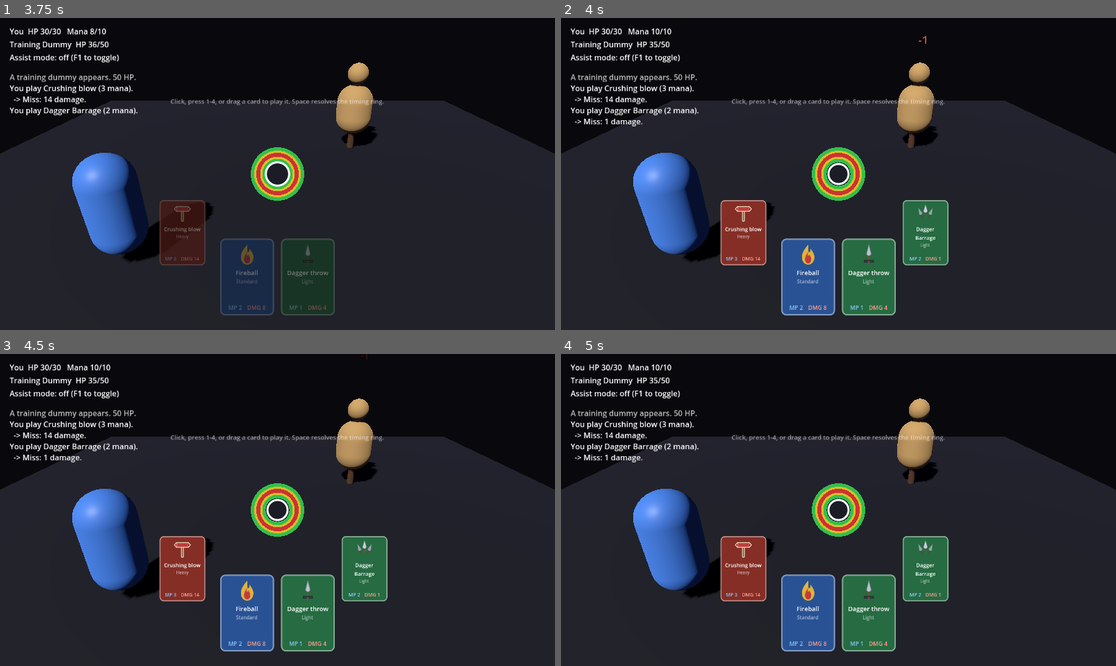
Above: before the commit, frames 1-4 (two rows, left to right).
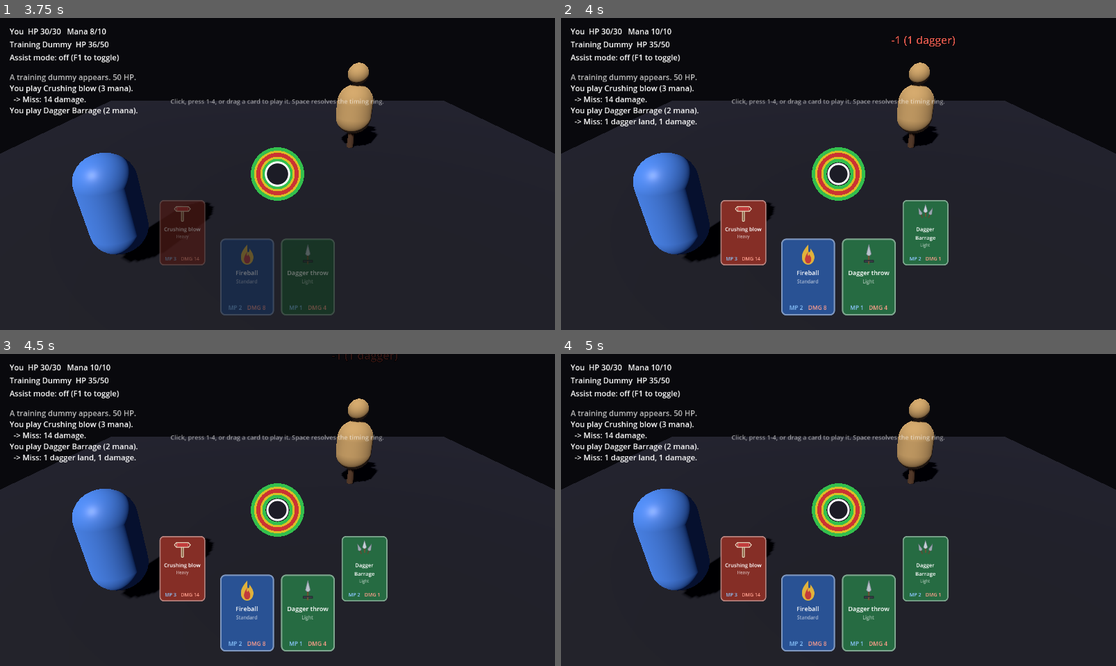
Above: after the commit, the same moments.

Repository: KDJ18/Gamer-Game
Game: Godot game, scene res://scenes/combat_test/combat_test.tscn
The game is run twice, just before and just after one commit, with the same random seed, the same clock (stepped at 60 frames per second) and the same inputs.
Inputs (mouse positions are in pixels of both pictures, inside the frame that each line leads up to):
- Up to frame 1 (3.75 s): tap Enter at 0.5 s; drag from (188, 276) to (333, 105) at 0.52 s; drag from (249, 276) to (249, 236) at 1.27 s; move the mouse to (305, 276) at 2.02 s; tap 3 at 2.1 s; click (305, 276) at 2.17 s; drag from (366, 276) to (111, 127) at 2.77 s; move the mouse to (444, 220) at 3.52 s; tap 1 at 3.6 s; click (444, 220) at 3.67 s
- Up to frame 2 (4 s): tap Space at 3.77 s
- Up to frame 3 (4.5 s): drag from (111, 463) to (194, 432) at 4.27 s
- Up to frame 4 (5 s): no input

Frame 1 is identical in both runs. In frame 2, 0.3% of the frame differs, in the area x 10-71%, y 5-35%; in frame 3, 0.2%; in frame 4, 0.2%.

Commit message:
Show dagger hit count on Dagger Barrage, not just a damage number
Damage alone didn't communicate "how many daggers landed," which is the
point of the card. Added a generic, data-driven "multi-hit" flavor to
Card: hitLabel + damagePerHit (both optional, empty by default so every
other card is unaffected), with Card.hit_count_for_damage() to convert
a resolved damage total back into a hit count.

dagger_barrage.json now sets hitLabel: "dagger". The combat log reads
"Great: 4 daggers land, 4 damage" instead of just "Great: 4 damage",
and the floating damage popup shows "-4 (4 daggers)".

4 new tests confirm the hit-count math (1/4/6 damage -> 1/4/6 daggers)
and that it's opt-in data, not hardcoded to this one card.

Co-Authored-By: Claude Sonnet 5 <noreply@anthropic.com>
Claude-Session: https://claude.ai/code/session_0133u5XmM4Hy95iQydgB1xez

Diff:
--- a/data/cards/dagger_barrage.json
+++ b/data/cards/dagger_barrage.json
@@ -5,6 +5,8 @@
   "manaCost": 2,
   "baseDamage": 1,
   "icon": "res://assets/icons/card_dagger_barrage.svg",
+  "hitLabel": "dagger",
+  "damagePerHit": 1,
   "event": {
     "kind": "ring",
     "durationMs": 1100,
--- a/scenes/combat_test/combat_test.gd
+++ b/scenes/combat_test/combat_test.gd
@@ -25,6 +25,7 @@
 
 var combat: CombatState
 var _card_views: Array[CardView] = []
+var _last_played_card: Card = null
 
 func _ready() -> void:
 	combat = CombatState.new()
@@ -108,6 +109,7 @@
 	_refresh_status()
 
 func _on_card_committed(card: Card) -> void:
+	_last_played_card = card
 	_log("You play %s (%d mana)." % [card.display_name, card.mana_cost])
 
 func _on_ring_pressed(elapsed_ms: float) -> void:
@@ -117,13 +119,32 @@
 	combat.resolve_timing_timeout()
 
 func _on_timing_resolved(card: Card, tier: int, damage: int) -> void:
-	_log("  -> %s: %d damage." % [RingTimingEvent.tier_name(tier), damage])
+	var hits := _hit_description(card, damage)
+	if hits != "":
+		_log("  -> %s: %s land, %d damage." % [RingTimingEvent.tier_name(tier), hits, damage])
+	else:
+		_log("  -> %s: %d damage." % [RingTimingEvent.tier_name(tier), damage])
 
 func _on_damage_applied(target: Combatant, amount: int) -> void:
 	var avatar: MeshInstance3D = dummy_avatar if target == combat.enemy else player_avatar
 	var color := Color(1.0, 0.4, 0.35) if target == combat.enemy else Color(1.0, 0.75, 0.35)
 	_punch_scale(avatar)
-	_spawn_damage_label(avatar.global_position + Vector3(0, 1.3, 0), "-%d" % amount, color)
+
+	var label_text := "-%d" % amount
+	if target == combat.enemy:
+		var hits := _hit_description(_last_played_card, amount)
+		if hits != "":
+			label_text = "-%d (%s)" % [amount, hits]
+
+	_spawn_damage_label(avatar.global_position + Vector3(0, 1.3, 0), label_text, color)
+
+## For multi-hit cards (Card.hit_label set, e.g. "dagger"), a player-facing
+## string like "4 daggers". Empty for ordinary single-effect cards.
+func _hit_description(card: Card, damage: int) -> String:
+	if card == null or card.hit_label == "":
+		return ""
+	var hit_count := card.hit_count_for_damage(damage)
+	return "%d %s%s" % [hit_count, card.hit_label, ("" if hit_count == 1 else "s")]
 
 func _on_enemy_acted(damage: int) -> void:
 	_log("[color=red]Training Dummy hits you for %d.[/color]" % damage)
--- a/scripts/combat/card.gd
+++ b/scripts/combat/card.gd
@@ -11,6 +11,12 @@
 ## Path to the card's icon art (res://assets/icons/...). Empty is valid --
 ## the card view falls back to a type-colored placeholder.
 var icon_path: String = ""
+## Multi-hit flavor, e.g. "dagger" for Dagger Barrage: total damage is
+## really `hit_count * damage_per_hit`, and the UI should say "N daggers
+## hit" rather than just a damage number. Empty means this card doesn't
+## have that flavor -- most cards don't.
+var hit_label: String = ""
+var damage_per_hit: float = 1.0
 ## null if this card has no timing event (most of the deck, per design:
 ## "about a quarter to a third of a deck" should have one).
 var event: CardEventData = null
@@ -23,9 +29,18 @@
 	card.mana_cost = int(d.get("manaCost", 0))
 	card.base_damage = float(d.get("baseDamage", 0.0))
 	card.icon_path = d.get("icon", "")
+	card.hit_label = d.get("hitLabel", "")
+	card.damage_per_hit = float(d.get("damagePerHit", 1.0))
 	if d.get("event") is Dictionary:
 		card.event = CardEventData.from_dict(d["event"])
 	return card
 
+## For multi-hit cards, how many "hits" (e.g. daggers) a resolved damage
+## total represents. Empty hit_label means this card has no such concept.
+func hit_count_for_damage(damage: int) -> int:
+	if hit_label == "":
+		return 0
+	return int(round(damage / maxf(damage_per_hit, 0.0001)))
+
 func has_timing_event() -> bool:
 	return event != null
--- a/tests/test_combat_state.gd
+++ b/tests/test_combat_state.gd
@@ -62,6 +62,13 @@
 	t.assert_eq(combat.phase, CombatState.Phase.PLAYER_CHOOSING, "phase stays PLAYER_CHOOSING when the card is rejected")
 	combat.free()
 
+static func test_dagger_barrage_reports_hit_count(t: TestRunner) -> void:
+	var card: Card = CardDatabase.get_card("dagger_barrage")
+	t.assert_eq(card.hit_label, "dagger", "dagger_barrage is tagged with the dagger hit label")
+	t.assert_eq(card.hit_count_for_damage(1), 1, "1 damage -> 1 dagger (a miss)")
+	t.assert_eq(card.hit_count_for_damage(4), 4, "4 damage -> 4 daggers (a great)")
+	t.assert_eq(card.hit_count_for_damage(6), 6, "6 damage -> 6 daggers (a critical, all land)")
+
 static func test_dagger_barrage_hit_count_scales_with_accuracy(t: TestRunner) -> void:
 	# Dagger Barrage: 1 damage per dagger, and the tier controls how many
 	# daggers land -- so damage dealt *is* the dagger count directly.
@@ -117,6 +124,8 @@
 	test_far_off_press_still_deals_base_damage(t)
 	t.current_test = "test_cannot_afford_card_is_rejected"
 	test_cannot_afford_card_is_rejected(t)
+	t.current_test = "test_dagger_barrage_reports_hit_count"
+	test_dagger_barrage_reports_hit_count(t)
 	t.current_test = "test_dagger_barrage_hit_count_scales_with_accuracy"
 	test_dagger_barrage_hit_count_scales_with_accuracy(t)
 	t.current_test = "test_dagger_barrage_dead_center_lands_all_daggers"
